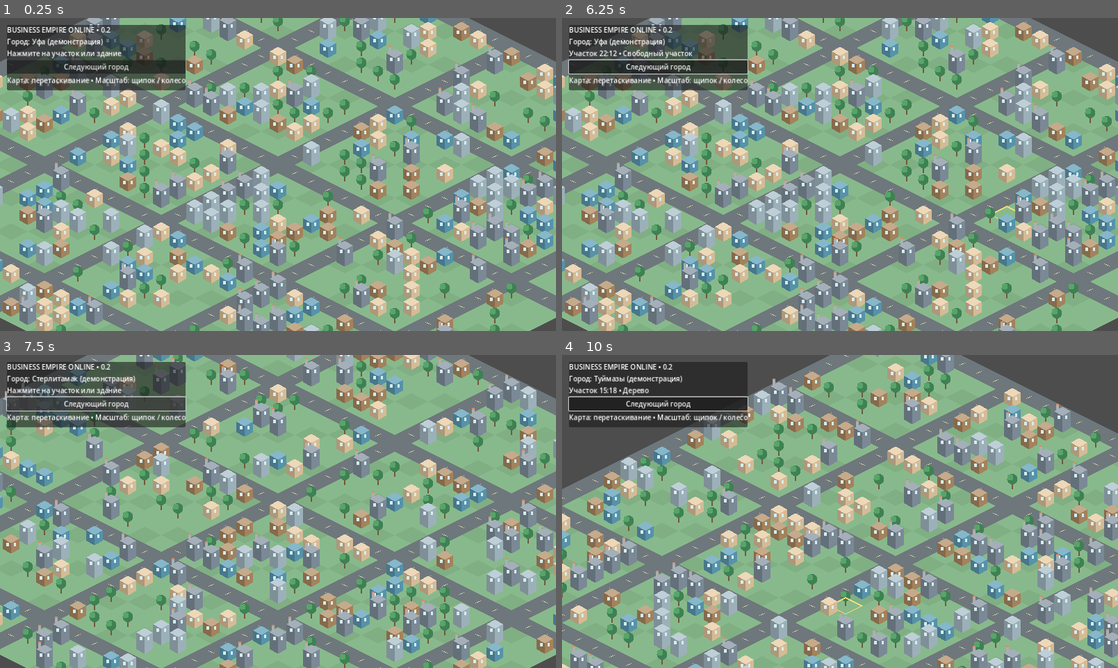
Above: before the commit, frames 1-4 (two rows, left to right).
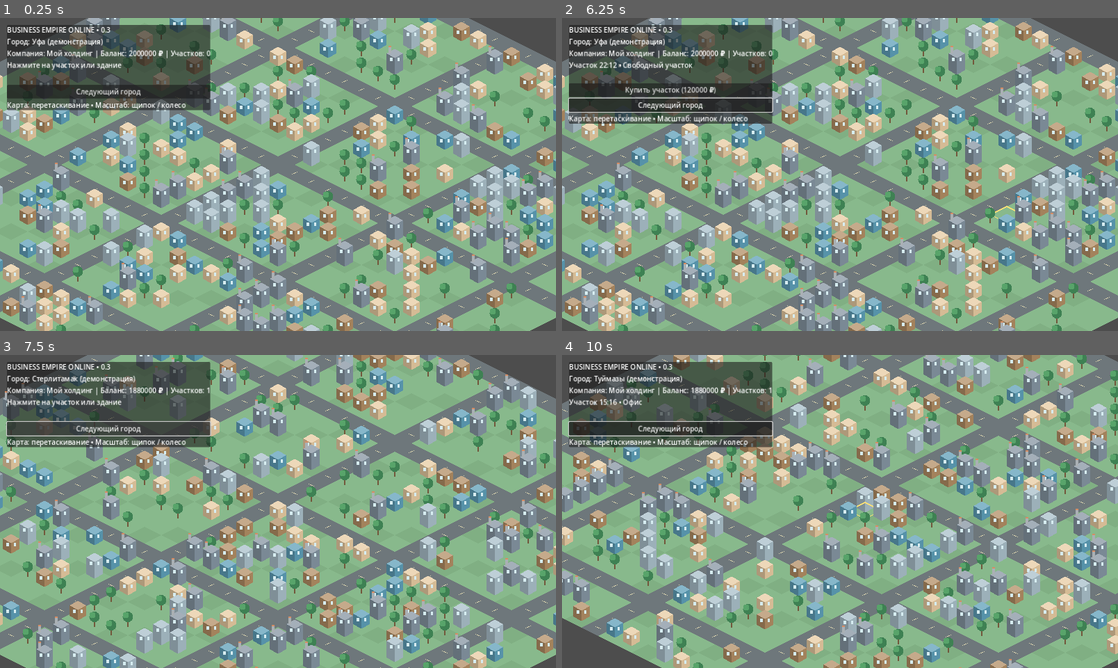
Above: after the commit, the same moments.

Repository: maillunex-lang/ufaeconom
Game: Godot game, scene res://scenes/main.tscn
Same seed, same stepped clock (60 frames per second), same inputs: the game is played once before the commit and once after it.
Inputs (mouse positions are in pixels of both pictures, inside the frame that each line leads up to):
- Up to frame 1 (0.25 s): no input
- Up to frame 2 (6.25 s): click "Следующий город" at 0.5 s; click "Следующий город" at 1.25 s; click "Следующий город" at 2 s; tap Enter at 2.75, 4.25, 5.75 s; move the mouse to (962, 158) at 2.77 s; click (962, 158) at 2.92 s; tap Space at 3.5, 5 s; drag from (728, 190) to (812, 237) at 3.52 s; move the mouse to (895, 105) at 4.27 s; click (895, 105) at 4.42 s; drag from (812, 237) to (673, 127) at 5.02 s; move the mouse to (1006, 221) at 5.77 s; click (1006, 221) at 5.92 s
- Up to frame 3 (7.5 s): click (111, 426) at 6.5 s, where only the run after the commit has a clickable "Купить участок (120000 ₽)"; click "Следующий город" at 7.25 s
- Up to frame 4 (10 s): tap Space at 8 s; drag from (673, 464) to (756, 433) at 8.02 s; move the mouse to (867, 511) at 8.77 s; click (867, 511) at 8.92 s; drag from (756, 433) to (728, 527) at 9.52 s

The runs differ from the first frame. In frame 1, 5.6% of the frame differs, in the area x 1-38%, y 2-30%; in frame 2, 7.5%; in frame 3, 4.7%; in frame 4, 77%, in the area x 0-100%, y 0-100%.

Commit message:
feat(0.3): company HUD and land/building interaction

Diff:
--- a/scripts/main.gd
+++ b/scripts/main.gd
@@ -1,6 +1,7 @@
 extends Node2D
 ## Offline prototype 0.2: deterministic cities and layered procedural isometric art.
 const CityGenerator = preload("res://scripts/city_generator.gd")
+const CompanyState = preload("res://scripts/company_state.gd")
 const TILE_W := 96.0
 const TILE_H := 48.0
 const MAP_SIZE := 32
@@ -12,6 +13,10 @@
 	"Офис": Color("#a9bfc9")
 }
 
+var company = CompanyState.new()
+var money_label: Label
+var actions: VBoxContainer
+var message_label: Label
 var camera: Camera2D
 var selected := Vector2i(-1, -1)
 var city_index := 0
@@ -31,15 +36,19 @@
 	add_child(camera)
 	camera.make_current()
 	_build_ui()
-	_load_city(0)
+	company.load_game()
+	_load_city(company.city_index)
 
 func _load_city(index: int) -> void:
 	city_index = posmod(index, CityGenerator.CITIES.size())
 	var data: Dictionary = CityGenerator.make_city(city_index)
 	cells = data["cells"]
 	selected = Vector2i(-1, -1)
+	company.city_index = city_index
+	company.save_game()
 	city_label.text = "Город: %s (демонстрация)" % data["name"]
 	info.text = "Нажмите на участок или здание"
+	_update_actions()
 	camera.position = Vector2(0, 700)
 	queue_redraw()
 
@@ -48,17 +57,24 @@
 	add_child(layer)
 	var panel := PanelContainer.new()
 	panel.position = Vector2(16, 16)
-	panel.custom_minimum_size = Vector2(350, 150)
+	panel.custom_minimum_size = Vector2(360, 170)
 	layer.add_child(panel)
 	var content := VBoxContainer.new()
 	panel.add_child(content)
 	var title := Label.new()
-	title.text = "BUSINESS EMPIRE ONLINE • 0.2"
+	title.text = "BUSINESS EMPIRE ONLINE • 0.3"
 	content.add_child(title)
 	city_label = Label.new()
 	content.add_child(city_label)
+	money_label = Label.new()
+	content.add_child(money_label)
 	info = Label.new()
 	content.add_child(info)
+	message_label = Label.new()
+	message_label.autowrap_mode = TextServer.AUTOWRAP_WORD_SMART
+	content.add_child(message_label)
+	actions = VBoxContainer.new()
+	content.add_child(actions)
 	var button := Button.new()
 	button.text = "Следующий город"
 	button.pressed.connect(func() -> void: _load_city(city_index + 1))
@@ -94,6 +110,11 @@
 				_draw_tree(pos)
 			elif COLORS.has(kind):
 				_draw_building(pos, kind)
+			if company.owns(city_index, tile):
+				var built: String = company.building_at(city_index, tile)
+				if built != "":
+					_draw_building(pos, built)
+				draw_circle(pos + Vector2(0, 10), 4, Color("#ffd55b"))
 			if selected == tile:
 				draw_polyline(PackedVector2Array([diamond[0], diamond[1], diamond[2], diamond[3], diamond[0]]), Color("#ffe175"), 3.0)
 
@@ -180,4 +201,43 @@
 	selected = tile
 	var kind: String = cells.get(tile, "Свободный участок")
 	info.text = "Участок %d:%d • %s" % [tile.x, tile.y, kind]
-	queue_redraw()
+	message_label.text = ""
+	_update_actions()
+	queue_redraw()
+
+func _update_actions() -> void:
+	if money_label == null or actions == null:
+		return
+	money_label.text = "Компания: Мой холдинг | Баланс: %d ₽ | Участков: %d" % [company.cash, company.owned.size()]
+	for child in actions.get_children():
+		actions.remove_child(child)
+		child.queue_free()
+	if selected.x < 0:
+		return
+	var kind: String = cells.get(selected, "Свободный участок")
+	if company.owns(city_index, selected):
+		var building := company.building_at(city_index, selected)
+		if building == "":
+			for building_type in ["Магазин", "Склад", "Завод"]:
+				_add_action("Построить %s (%d ₽)" % [building_type, CompanyState.CONSTRUCTION[building_type]], _construct.bind(building_type))
+		else:
+			info.text = "Ваш участок %d:%d • %s" % [selected.x, selected.y, building]
+	elif kind == "Свободный участок":
+		_add_action("Купить участок (%d ₽)" % CompanyState.LAND_PRICE, _buy_land)
+
+func _add_action(title: String, callback: Callable) -> void:
+	var button := Button.new()
+	button.text = title
+	button.pressed.connect(callback)
+	actions.add_child(button)
+
+func _buy_land() -> void:
+	var kind: String = cells.get(selected, "Свободный участок")
+	message_label.text = company.buy(city_index, selected, kind)
+	_update_actions()
+	queue_redraw()
+
+func _construct(kind: String) -> void:
+	message_label.text = company.construct(city_index, selected, kind)
+	_update_actions()
+	queue_redraw()
